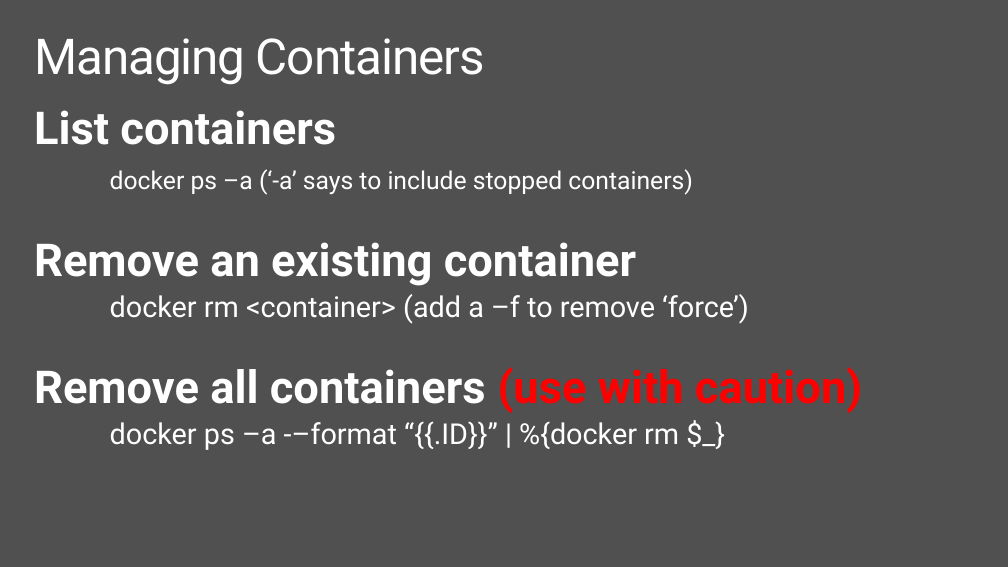
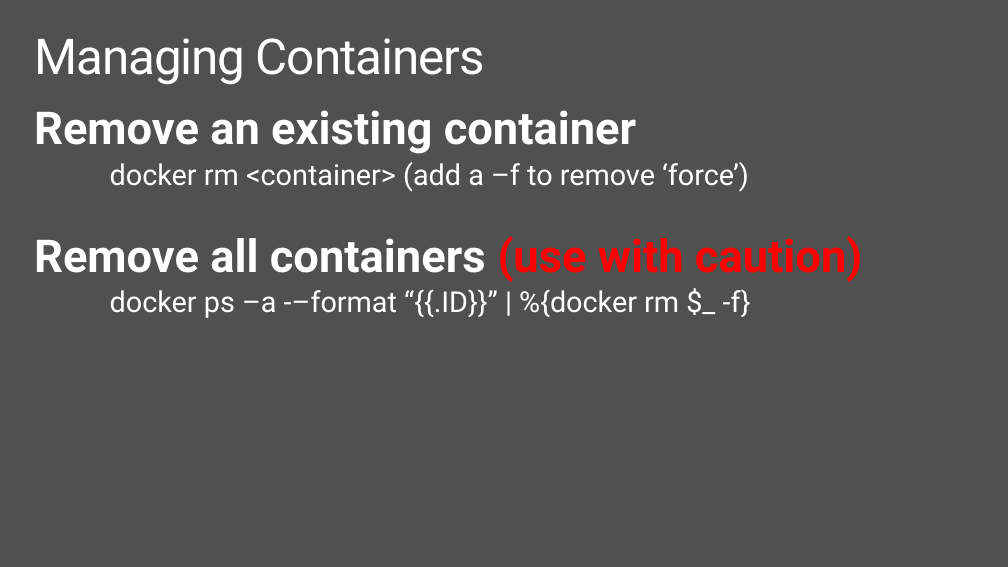
Before and after one commit to brentstineman/PersonalStuff, a slide deck: slide 19 of Presentations/ContainersForWindowsDevs.pptx (slide 20 before the commit). Drawn at 1008x567 pixels with LibreOffice and Linux fonts; fonts in the diff are those of the drawing. Boxes give left, top, right and bottom in pixels: in the first picture for what was removed or moved away, otherwise in the second. Text is boxed around its words. In the diff, an @@ line names an element or a change of style, - is before the commit and + after.

```diff
--- a/Presentations/ContainersForWindowsDevs.pptx
+++ b/Presentations/ContainersForWindowsDevs.pptx
@@ text at (x1=34, y1=110, x2=693, y2=195): paragraphs removed @@
-List containers
-docker ps –a (‘-a’ says to include stopped containers)
@@ text at (x1=110, y1=289, x2=751, y2=318): text changed @@
-docker ps –a -–format “{{.ID}}” | %{docker rm $_}
+docker ps –a -–format “{{.ID}}” | %{docker rm $_ -f}
```
Also in this commit, not shown: 12 other slides changed, 1 slide added, 1 slide removed, 1 other file.
